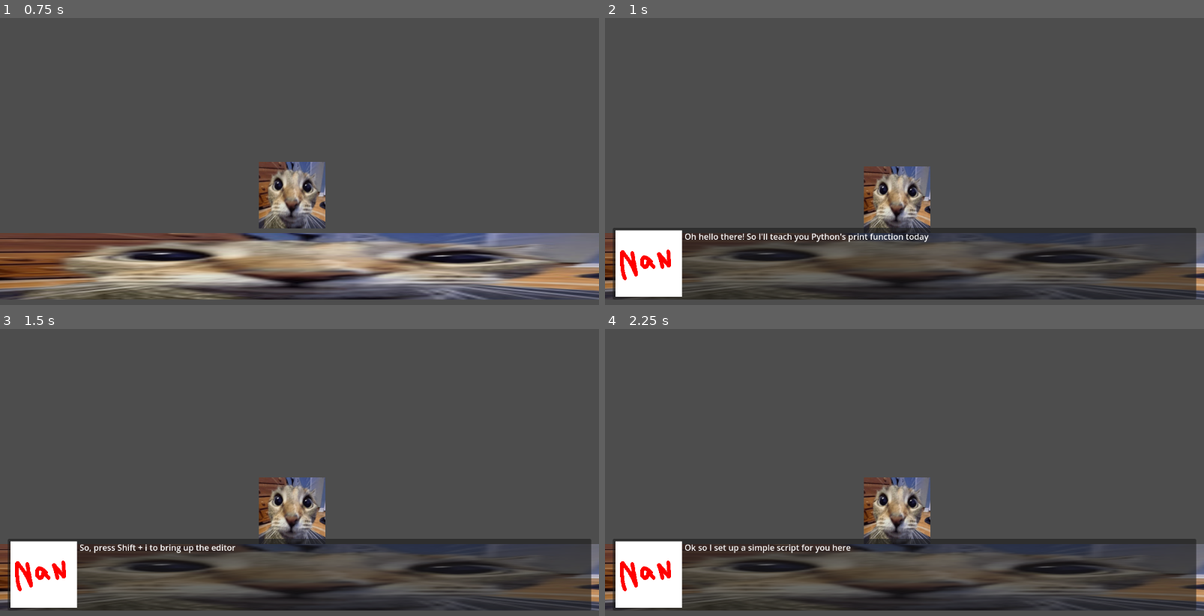
Above: before the commit, frames 1-4 (two rows, left to right).
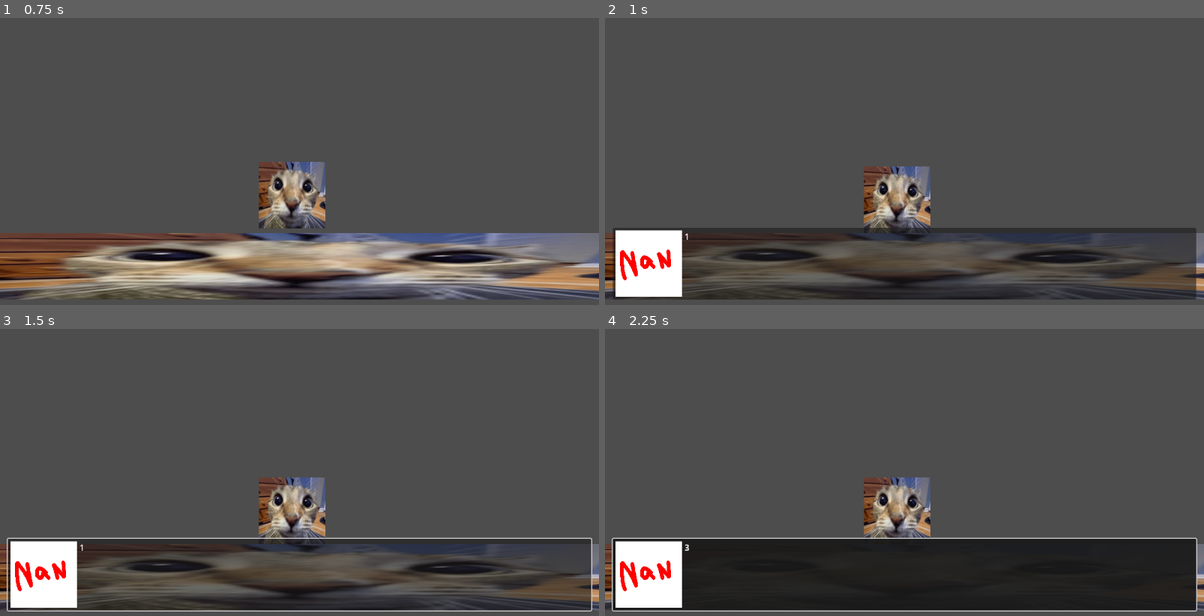
Above: after the commit, the same moments.

Repository: 46768/nsc2025
Game: Godot game, scene res://main.tscn
The game is run twice, just before and just after one commit, with the same random seed, the same clock (stepped at 60 frames per second) and the same inputs.
Inputs (mouse positions are in pixels of both pictures, inside the frame that each line leads up to):
- Up to frame 1 (0.75 s): tap A (KeyA) at 0.6 s
- Up to frame 2 (1 s): no input
- Up to frame 3 (1.5 s): click (299, 575) at 1.25 s
- Up to frame 4 (2.25 s): click (904, 575) at 2 s

Frame 1 is identical in both runs. In frame 2, 0.5% of the frame differs, in the area x 13-55%, y 74-79%; in frame 3, 1.4%; in frame 4, 16%, in the area x 1-99%, y 72-99%.
Error after the commit: Error connecting to signal: dialogue_closed during await. (res://scripts/core/problem-module/sequence-isa/base.gd:309)

Commit message:
refactor(dsl)!: changed the syntax to use space as separator between opcode and operands, and ',' as separator for operands

Diff:
--- a/scripts/core/problem-module/sequence-dsl/assembler.gd
+++ b/scripts/core/problem-module/sequence-dsl/assembler.gd
@@ -22,8 +22,21 @@
 ## Returns:
 ##		PackedStringArray: A string array containing the tokens in the line
 func tokenize(line: String) -> PackedStringArray:
-	# Get rid of comments -> strip extra spaces -> split into tokens
-	return line.get_slice(";", 0).strip_edges().split("~")
+	var stripped: String = line.get_slice(";", 0).strip_edges()
+	var opcode: String = line.get_slice(" ", 0)
+	var tokens: PackedStringArray = PackedStringArray([opcode])
+
+	var operand_str: String = line.right(-len(opcode)-1)
+	var operands: PackedStringArray = operand_str.split(",")
+
+	if operand_str.is_empty():
+		return tokens
+
+	# Strip non-printables from operands
+	for operand: String in operands:
+		tokens.append(operand.strip_edges())
+
+	return tokens
 
 
 ## Parse an opcode into its namespace and mnemonic
@@ -79,7 +92,7 @@
 			var literal_type: String = operand_data.get_slice(".", 0)
 			return BASE.types[literal_type].call(operand_data.right(-len(literal_type)-1))
 
-		# Memory substitution
+		# Memory reference
 		"%":
 			# Parse compile time substitution modifier (%)
 			if operand[1] != ".":
@@ -167,6 +180,7 @@
 			continue
 
 		var tokenized_line: Array = SequenceDSL.tokenize(line)
+		print(tokenized_line)
 
 		# Global label
 		if line.ends_with(":"):
@@ -183,6 +197,7 @@
 
 		# Loops through each tokens, replace the tokens with parsed operand
 		for j: int in range(1, len(tokenized_line)):
+			print(j)
 			var parsed_operand: Variant = SequenceDSL.parse_operand(
 					tokenized_line[j], rom, label_map, label_global,
 					label_offset)
--- a/scripts/main/main.gd
+++ b/scripts/main/main.gd
@@ -21,85 +21,27 @@
 func _on_ide_initialized(__: VFS) -> void:
 	await Globals.wait(1)
 
-	Problem.create("TestProblem", VFS.new())
-	var problem: ProblemClass = Problem.loaded_problem["TestProblem"]
-	var test_sequence: Sequence = problem.sequence
+	var fibo: Sequence = Sequence.new()
 
-	# Write initial RAM
-	test_sequence.write_rom("intro1_txt", "Oh hello there! So I'll teach you Python's print function today")
-	test_sequence.write_rom("intro2_txt", "So, press [code]Shift + i[/code] to bring up the editor")
-	test_sequence.write_rom("setup1_txt", "Ok so I set up a simple script for you here")
-	test_sequence.write_rom("explain1_txt", "So the text that I'm highlighting is a print statement, it's a thing that simply outputs stuff you give it to the console")
-	test_sequence.write_rom("demonst1_txt", "Here, I ran the code for you, you should see in the console there's a [code]Hello World![/code]")
-	test_sequence.write_rom("explain2_txt", "So what's happening is that the [code]print[/code] is taking what it's given, which I'm highlighting is the string \"Hello World!\" to the console")
-	test_sequence.write_rom("demonst2_txt", "Here's another example, this time with a number, I've run the program and you should see [code]1234[/code] in the console")
-	test_sequence.write_rom("explain3_txt", "Here, [code]1234[/code] is what we gave print, so print outputs it to the console, pretty cool right?")
+	fibo.load_source("""
+	mov $d.0, $m.counter
+	mov $d.0, $m.reg1
+	mov $d.1, $m.reg2
 
-	test_sequence.write_rom("sample_program1", "print(\"Hello World!\")")
-	test_sequence.write_rom("sample_program2", "print(1234)")
+	loop:
+		cmp %.counter, $d.25
+		je >exit
+		mov %.reg1, $m.temp
+		mov %.reg2, $m.reg1
+		mov %.temp, $m.reg2
+		add %.reg1, $m.reg2
+		dialogue %.reg1
+		wait_sig %.latestDialogueClosedSig
+		inc $m.counter
+		jmp >loop
 
-	test_sequence.write_rom("man_print", """The print function is a function that prints some value to the output or, in our environment, the console. The function takes in any amount of values, and when printing it will print each value separated by a space, so for example
-
-[code]print(\"Hello World\", \"This is print\")[/code]
-
-will result in
-
-[code]Hello World This is print[/code]
-
-in the console
-""")
-
-
-	test_sequence.load_source("""
-	; Intro
-		dialogue~%intro1_txt
-		wait_sig~%.latestDialogueClosedSig
-
-	; Intro2
-		dialogue~%intro2_txt
-		wait_sig~%.latestDialogueClosedSig
-
-	; Setup1
-		shell_s~$s.touch main.py
-		shell_s~$s.write main.py~%sample_program1
-		shell_s~$s.code main.py
-		IDE::set_statement~%man_print
-		dialogue~%setup1_txt
-		wait_sig~%.latestDialogueClosedSig
-
-	; Explain1
-		IDE::highlight_buffer~$d.0~$d.0~$d.0~$d.21
-		dialogue~%explain1_txt
-		wait_sig~%.latestDialogueClosedSig
-
-	; Demonst1
-		shell~$s.python main.py
-		dialogue~%demonst1_txt
-		wait_sig~%.latestDialogueClosedSig
-
-	; Explain2
-		IDE::highlight_buffer~$d.0~$d.6~$d.0~$d.20
-		dialogue~%explain2_txt
-		wait_sig~%.latestDialogueClosedSig
-
-	; Demonst2
-		IDE::highlight_buffer~$d.0~$d.0~$d.0~$d.0
-		shell_s~$s.write main.py~%sample_program2
-		shell~$s.python main.py
-		dialogue~%demonst2_txt
-		wait_sig~%.latestDialogueClosedSig
-
-	; Explain3
-		IDE::highlight_buffer~$d.0~$d.6~$d.0~$d.10
-		dialogue~%explain3_txt
-		wait_sig~%.latestDialogueClosedSig
-
-	; Cleanup
-		IDE::clear_highlight
+	exit:
+		cpu_halt
 	""")
 
-	var serialized: String = Problem.serialize_loaded_problem("TestProblem")
-	var unserialzied: ProblemClass = Problem.load_from_string(serialized)
-	problem.prnt()
-	unserialzied.prnt()
-	unserialzied.sequence.next()
+	fibo.next()
